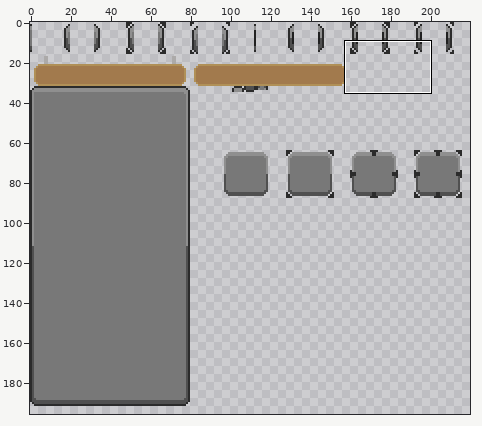
Sprite sheet, stored at res/ui_sprite_sheet.png. The first picture is a wide view before the edit; the outline marks the close-up.
Close-up. Before the edit:
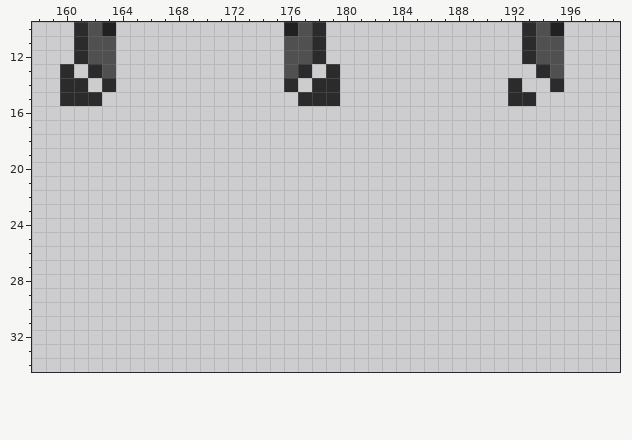
The file is 256x256 pixels. Shown: x 158..199, y 10..34. The wide view leaves out empty margins.
The result:
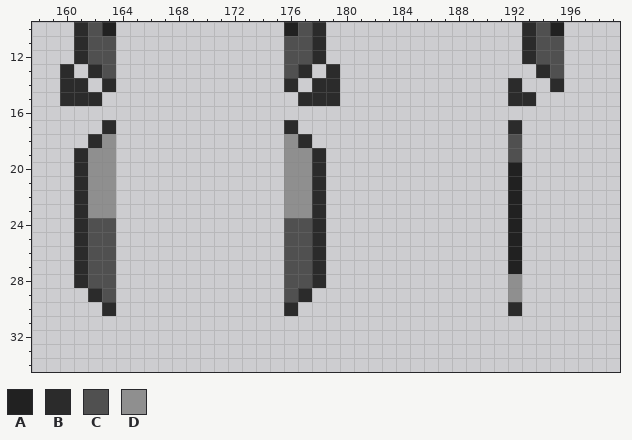
Palette (. is transparent): A #212121  B #2b2b2b  C #505050  D #8f8f8f
The exact change:
@@ x 158..199 @@
 16 ..........................................
-17 ..........................................
-18 ..........................................
-19 ..........................................
-20 ..........................................
-21 ..........................................
-22 ..........................................
-23 ..........................................
-24 ..........................................
-25 ..........................................
-26 ..........................................
-27 ..........................................
-28 ..........................................
-29 ..........................................
-30 ..........................................
+17 .....B............B...............B.......
+18 ....BD............DB..............C.......
+19 ...BDD............DDB.............C.......
+20 ...BDD............DDB.............A.......
+21 ...BDD............DDB.............A.......
+22 ...BDD............DDB.............A.......
+23 ...BDD............DDB.............A.......
+24 ...BCC............CCB.............A.......
+25 ...BCC............CCB.............A.......
+26 ...BCC............CCB.............A.......
+27 ...BCC............CCB.............A.......
+28 ...BCC............CCB.............D.......
+29 ....BC............CB..............D.......
+30 .....B............B...............B.......
 31 ..........................................
Boxes around the changes in both close-ups, in picture pixels (x1, y1, x2, y2):
added: (74, 120, 116, 316)
added: (284, 120, 326, 316)
added: (508, 120, 522, 316)
